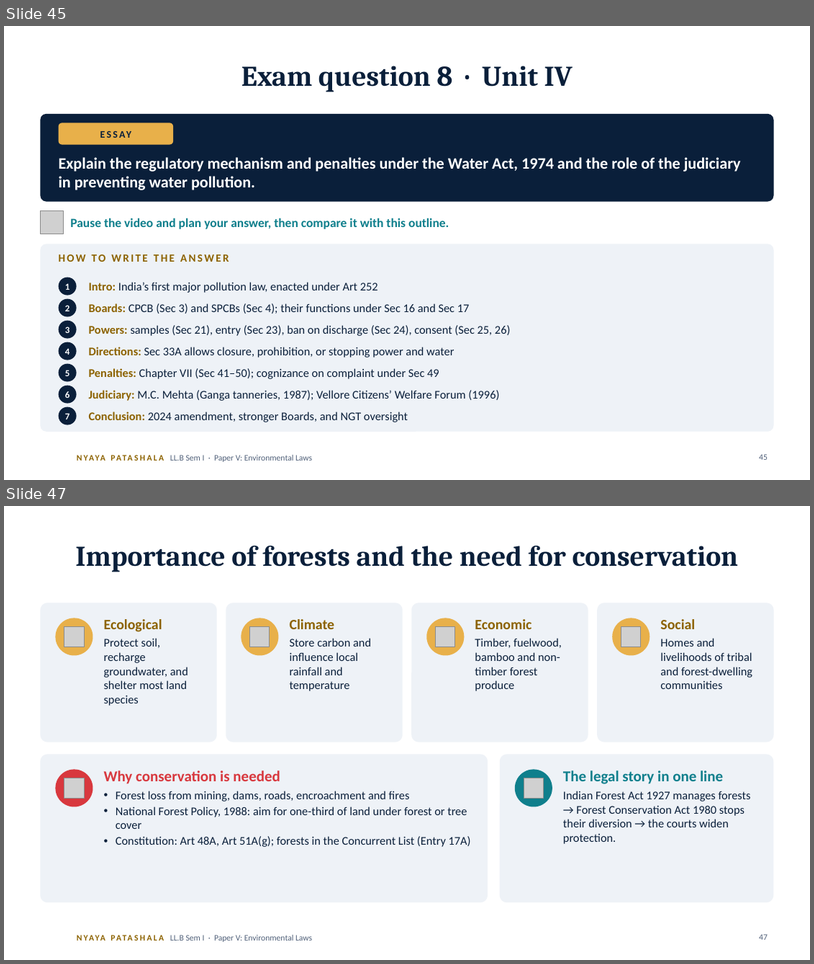
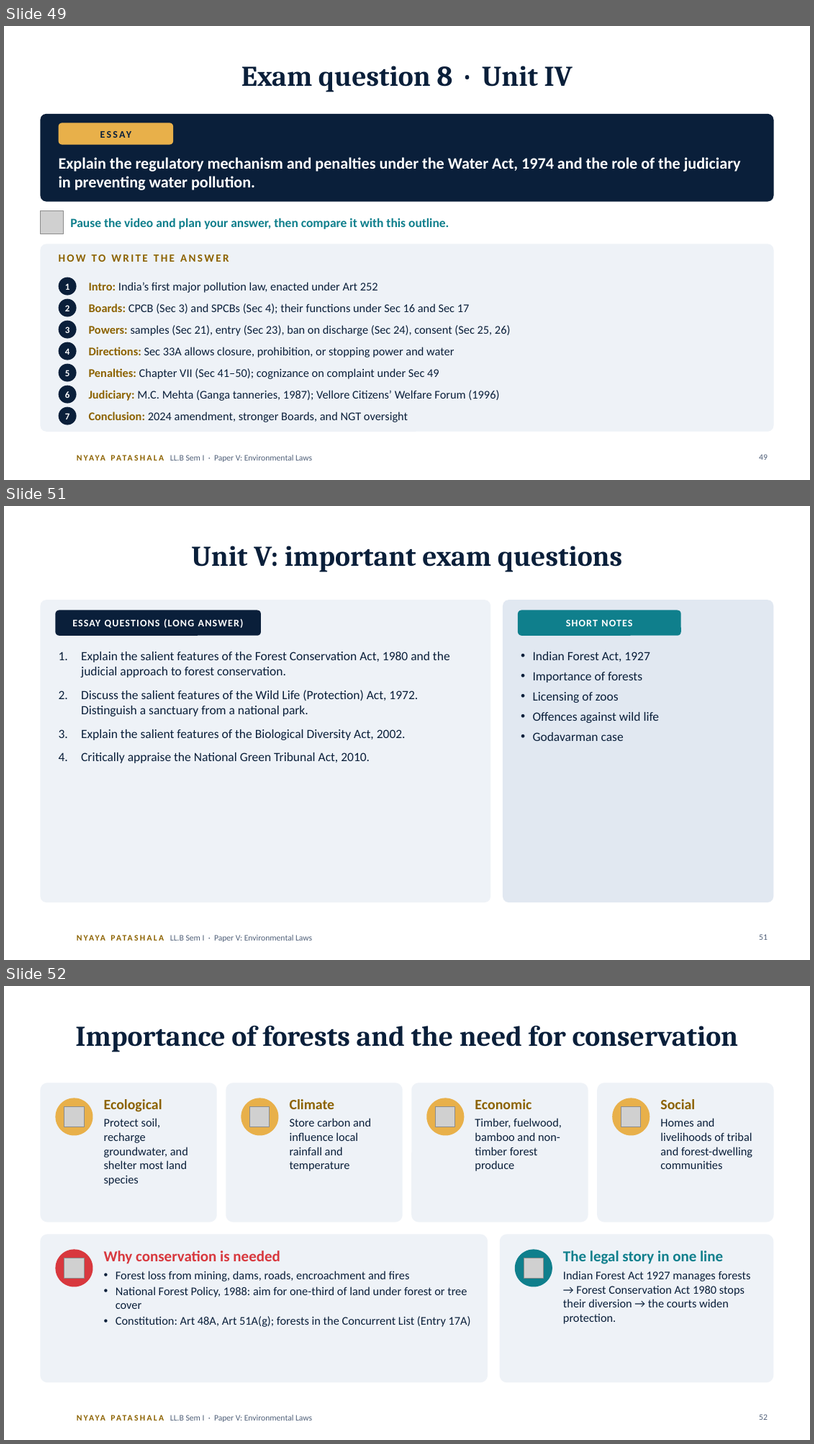
Before and after one commit to missioncivils92/current-affairs-Dasari-Mounika-, a slide deck: law/llb-sem1-environmental-laws/Environmental-Laws-Decoded_AUTO-animations.pptx. Shown one above the other, each under a label of ours: slides 45 and 47 before the commit, slides 49, 51 and 52 after it; the slides between them are not shown. The pictures are 814x964 and 814x1444 pixels, drawn with LibreOffice and Linux fonts; fonts in the diff are those of the drawing; grey boxes stand for pictures; background and template pictures are left out. Boxes give left, top, right and bottom in pixels: in the first picture for what was removed or moved away, otherwise in the second. Text is boxed around its words. In the diff, an @@ line names an element or a change of style, - is before the commit and + after.

```diff
--- a/law/llb-sem1-environmental-laws/Environmental-Laws-Decoded_AUTO-animations.pptx
+++ b/law/llb-sem1-environmental-laws/Environmental-Laws-Decoded_AUTO-animations.pptx
@@ slide 51 added at [4,506,810,960], background #FFFFFF; not listed: 2 template elements that a slide beside it also shows @@
@@ title added at [191,546,622,572], 34 pt, text #0A1F3A, bold @@
+Unit V: important exam questions
@@ rounded rectangle added at [40,600,491,902], fill #EEF2F7 @@
@@ rounded rectangle added at [55,610,261,636], fill #0A1F3A @@
@@ rounded rectangle added at [503,600,774,902], fill #E1E8F1 @@
@@ rounded rectangle added at [518,610,682,636], fill #0F7F8C @@
@@ text added at [72,619,244,628], 12 pt, text #FFFFFF, bold @@
+ESSAY QUESTIONS (LONG ANSWER)
@@ text added at [566,620,633,626], 12 pt, text #FFFFFF, bold @@
+SHORT NOTES
@@ text added at [81,651,450,763], 15 pt, text #0A1F3A @@
+1. Explain the salient features of the Forest Conservation Act, 1980 and the judicial approach to forest conservation.
+2. Discuss the salient features of the Wild Life (Protection) Act, 1972. Distinguish a sanctuary from a national park.
+3. Explain the salient features of the Biological Diversity Act, 2002.
+4. Critically appraise the National Green Tribunal Act, 2010.
@@ text added at [533,651,660,723], 15 pt, text #0A1F3A @@
+• Indian Forest Act, 1927
+• Importance of forests
+• Licensing of zoos
+• Offences against wild life
+• Godavarman case
@@ page number added at [759,934,768,939], 10 pt, text #51617A @@
+51
@@ what was slide 45 is now slide 49 @@
@@ what was slide 47 is now slide 52 @@
@@ page number at [759,1414,768,1419]: text changed @@
-47
+52
```
Also in this commit, not shown: 5 slides changed, 4 other slides added, 1 slide removed, 5 other files.
